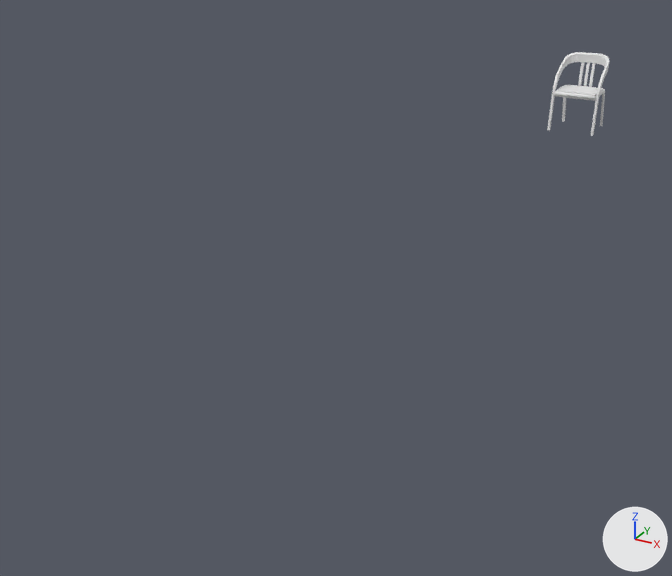
The FBX model ProjetFPV/Assets/Art/Meshes/Props/Modé/Chair.fbx: old version first, new version second.
Camera for both pictures: a 50 mm lens placed at (2.93, -2.98, 2.99), pointed at (-0.77, 3.74, -0.38). The lights are fixed; the arrows at lower right show +X, +Y and +Z. Both versions are drawn at frame 2 of the action 'Take 001'; the numbers are the values there. Vertices at the same position are counted once.

Objects in the first picture: 'Chair', 'Object060'.
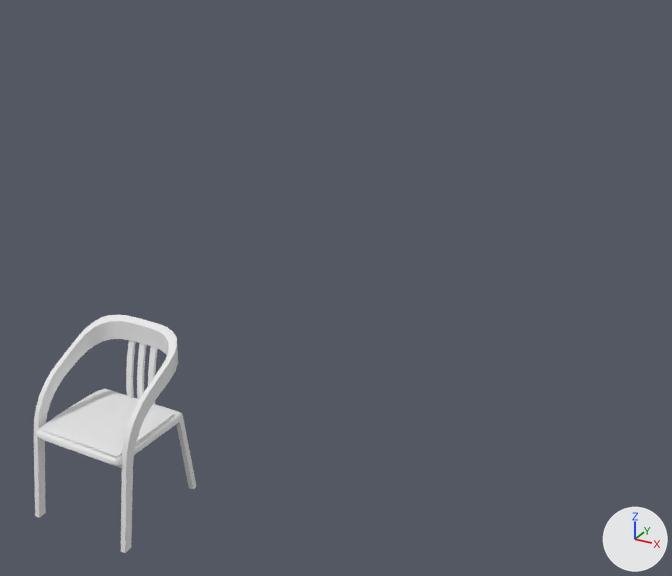
Changed parts and their boxes [x1, y1, x2, y2] in the pictures (672 x 576 px):
'Chair', moved: before [547, 52, 609, 136]; after [34, 314, 196, 553]
'Object060', moved: before [556, 85, 603, 95]; after [39, 390, 174, 458]

The change, as a list of edits to the scene's bpy script:
```text
Change me_mesh:
    where me_mesh.from_pydata(...)  # 434 vertices, 822 faces; spans x -2.59..2.59, y -0.06..8.06, z -9.95..-4.5
    used by ob_chair; location = (-0.121, 8.268, 0.0); rotation_euler = (1.571, 0.0, 0.0), in degrees (90, 0, 0); scale = (0.114, 0.114, 0.114)
    me_mesh part 2: the whole mesh is moved by (0.0, 0.04, 7.23)
Change me_mesh_001:
    where me_mesh_001.from_pydata(...)  # 77 vertices, 68 faces; spans x -2.23..2.23, y -0.1..0.1, z -1.94..1.94
    used by ob_object060; location = (-0.121, 9.079, 0.503); rotation_euler = (1.571, 0.0, 0.0), in degrees (90, 0, 0); scale = (0.114, 0.114, 0.114)
    me_mesh_001 part 1: the whole mesh is moved by (0.0, 4.03, 0.0)
Change ob_chair:
    ob_chair.location: (-0.121, 8.268, 0.0) -> (0.0, 0.0, 0.004)
Change ob_object060:
    ob_object060.location: (-0.121, 9.079, 0.503) -> (0.0, -0.029, 0.048)
```
